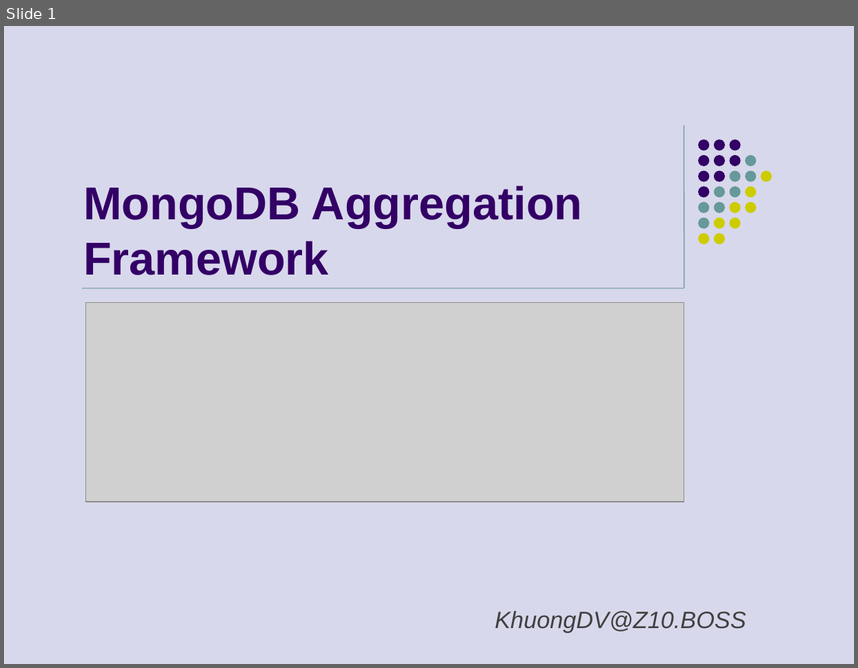
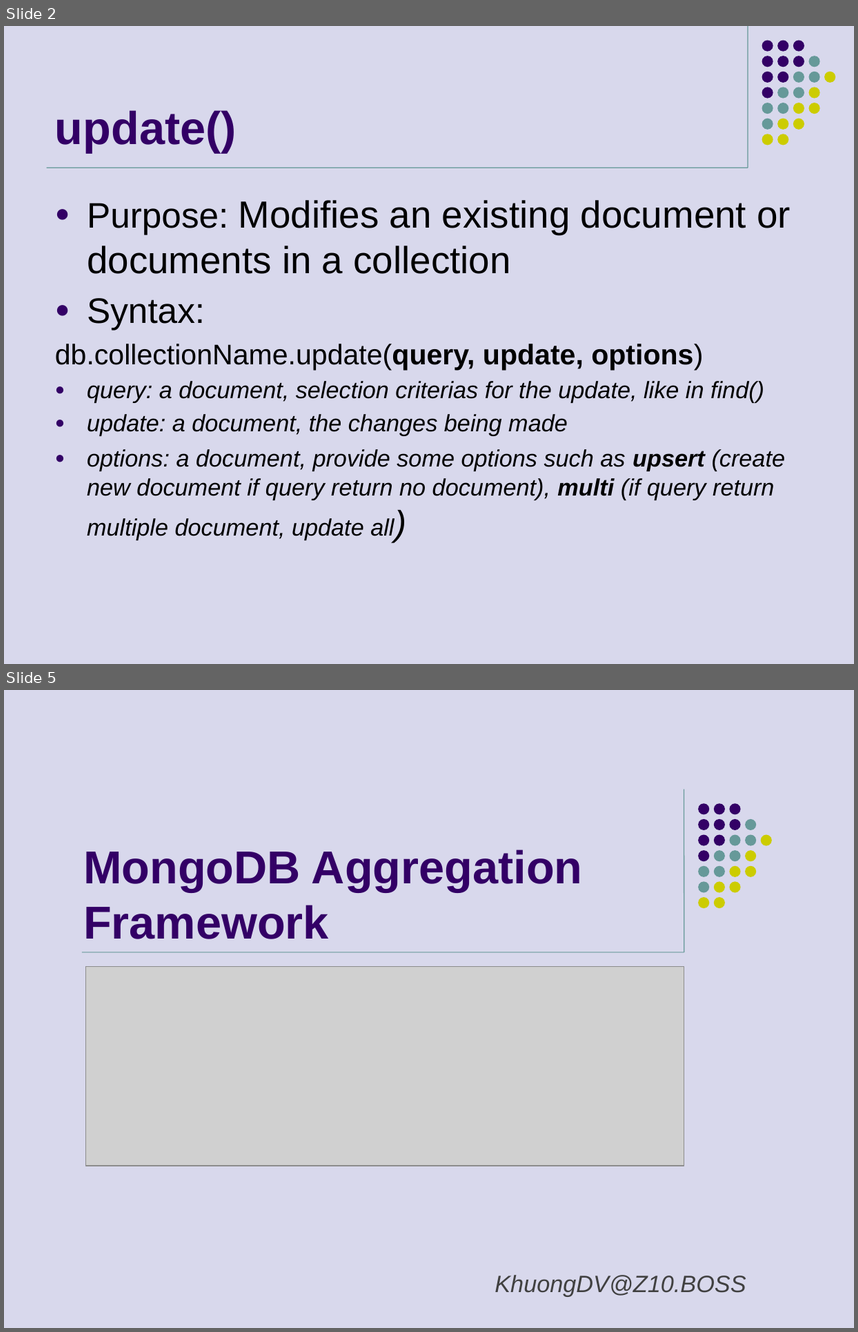
Before and after one commit to khuongdv/mongodb-dba-study, a slide deck: MongoDB Aggregation Framework.pptx. Shown one above the other, each under a label of ours: slide 1 before the commit, slides 2 and 5 after it; the slides between them are not shown. The pictures are 858x668 and 858x1332 pixels, drawn with LibreOffice and Linux fonts; fonts in the diff are those of the drawing; grey boxes stand for pictures. Boxes give left, top, right and bottom in pixels: in the first picture for what was removed or moved away, otherwise in the second. Text is boxed around its words. In the diff, an @@ line names an element or a change of style, - is before the commit and + after.

```diff
--- a/MongoDB Aggregation Framework.pptx
+++ b/MongoDB Aggregation Framework.pptx
@@ slide 2 added at <box>4,26,854,664</box>, background #D8D8EC @@
@@ line added from (748, 26) to (748, 168), #669999 0.75 pt @@
@@ title added at <box>55,110,237,152</box>, 39 pt, text #330066, bold @@
+update()
@@ group added at <box>762,40,835,161</box>: 31 ellipses @@
@@ line added from (47, 168) to (748, 168), #669999 0.75 pt @@
@@ text added at <box>55,200,791,539</box>, 20 pt, text #000000, italic @@
+● Purpose: Modifies an existing document or documents in a collection
+● Syntax:
+db.collectionName.update(query, update, options)
+● query: a document, selection criterias for the update, like in find()
+● update: a document, the changes being made
+● options: a document, provide some options such as upsert (create new document if query return no document), multi (if query return multiple document, update all)
@@ what was slide 1 is now slide 5 @@
```
Also in this commit, not shown: 1 slide changed, 6 other slides added, 5 slides removed.
